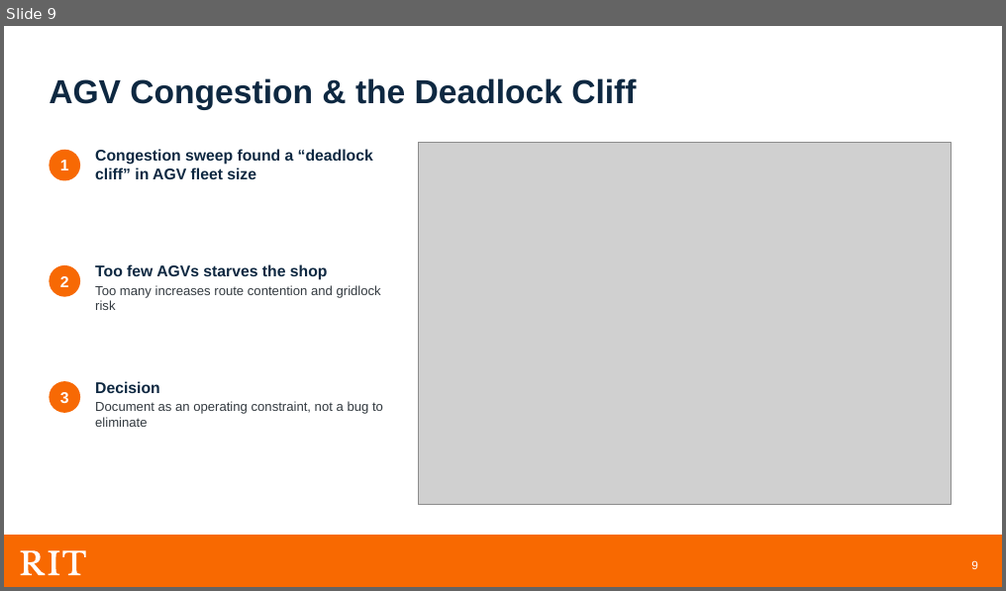
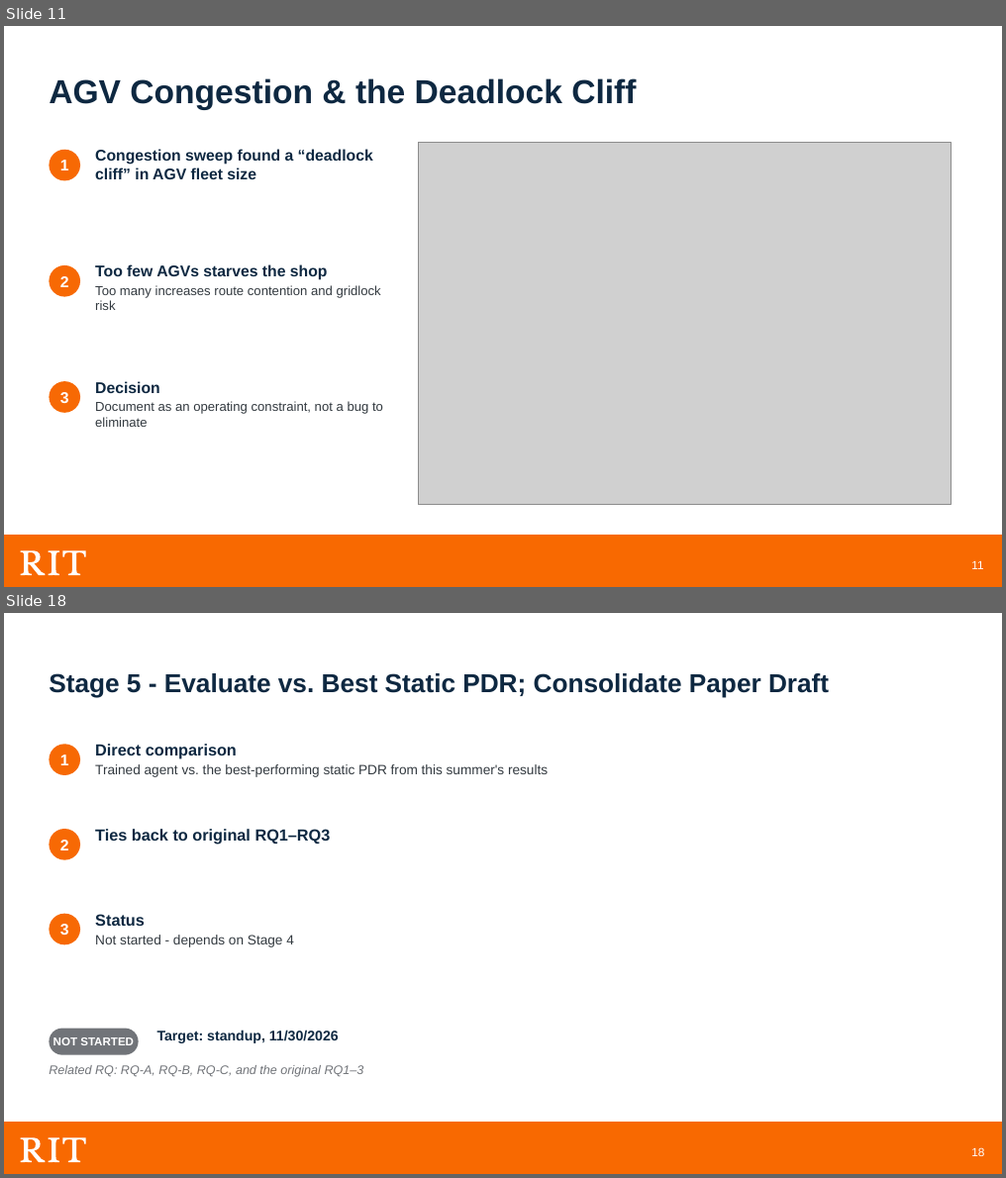
Before and after one commit to meaton96/Capstone, a slide deck: docs/presentation/Capstone_Planning_Presentation.pptx. Shown one above the other, each under a label of ours: slide 9 before the commit, slides 11 and 18 after it; the slides between them are not shown. The pictures are 1006x591 and 1006x1178 pixels, drawn with LibreOffice and Linux fonts; fonts in the diff are those of the drawing; grey boxes stand for pictures; background and template pictures are left out. Boxes give left, top, right and bottom in pixels: in the first picture for what was removed or moved away, otherwise in the second. Text is boxed around its words. In the diff, an @@ line names an element or a change of style, - is before the commit and + after.

```diff
--- a/docs/presentation/Capstone_Planning_Presentation.pptx
+++ b/docs/presentation/Capstone_Planning_Presentation.pptx
@@ slide 18 added at [4,613,1002,1174], background #FFFFFF; not listed: 7 template elements that a slide beside it also shows @@
@@ text added at [49,673,829,697], 25 pt, text #0E2841, bold @@
+Stage 5 - Evaluate vs. Best Static PDR; Consolidate Paper Draft
@@ ellipse added at [49,744,80,775], fill #F76904, 15 pt, text #FFFFFF, bold @@
+1
@@ text added at [95,744,548,777], 13 pt, text #333A40 @@
+Direct comparison
+Trained agent vs. the best-performing static PDR from this summer's results
@@ ellipse added at [49,829,80,861], fill #F76904, 15 pt, text #FFFFFF, bold @@
+2
@@ text added at [95,829,331,845], 15.5 pt, text #0E2841, bold @@
+Ties back to original RQ1–RQ3
@@ ellipse added at [49,914,80,946], fill #F76904, 15 pt, text #FFFFFF, bold @@
+3
@@ text added at [95,914,294,948], 13 pt, text #333A40 @@
+Status
+Not started - depends on Stage 4
@@ rounded rectangle added at [49,1029,138,1056], fill #717479, 11 pt, text #FFFFFF, bold @@
+NOT STARTED
@@ text added at [157,1030,339,1044], 13.5 pt, text #0E2841, bold @@
+Target: standup, 11/30/2026
@@ text added at [49,1065,364,1077], 12 pt, text #717479, italic @@
+Related RQ: RQ-A, RQ-B, RQ-C, and the original RQ1–3
@@ what was slide 9 is now slide 11 @@
@@ page number at [971,561,983,570]: text changed @@
-9
+11
```
Also in this commit, not shown: 7 other slides changed, 18 other slides added, 13 slides removed, 4 other files.
